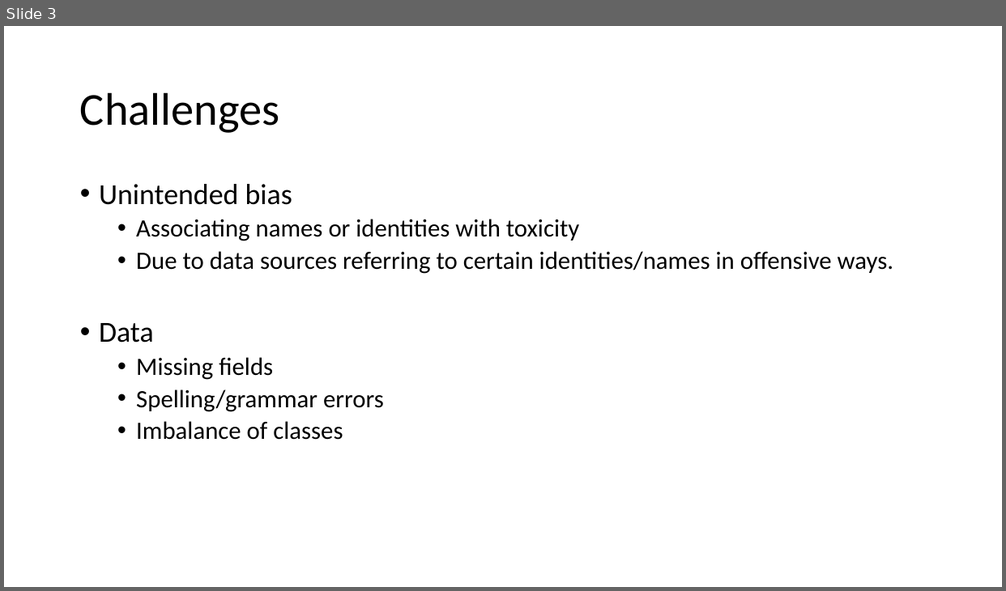
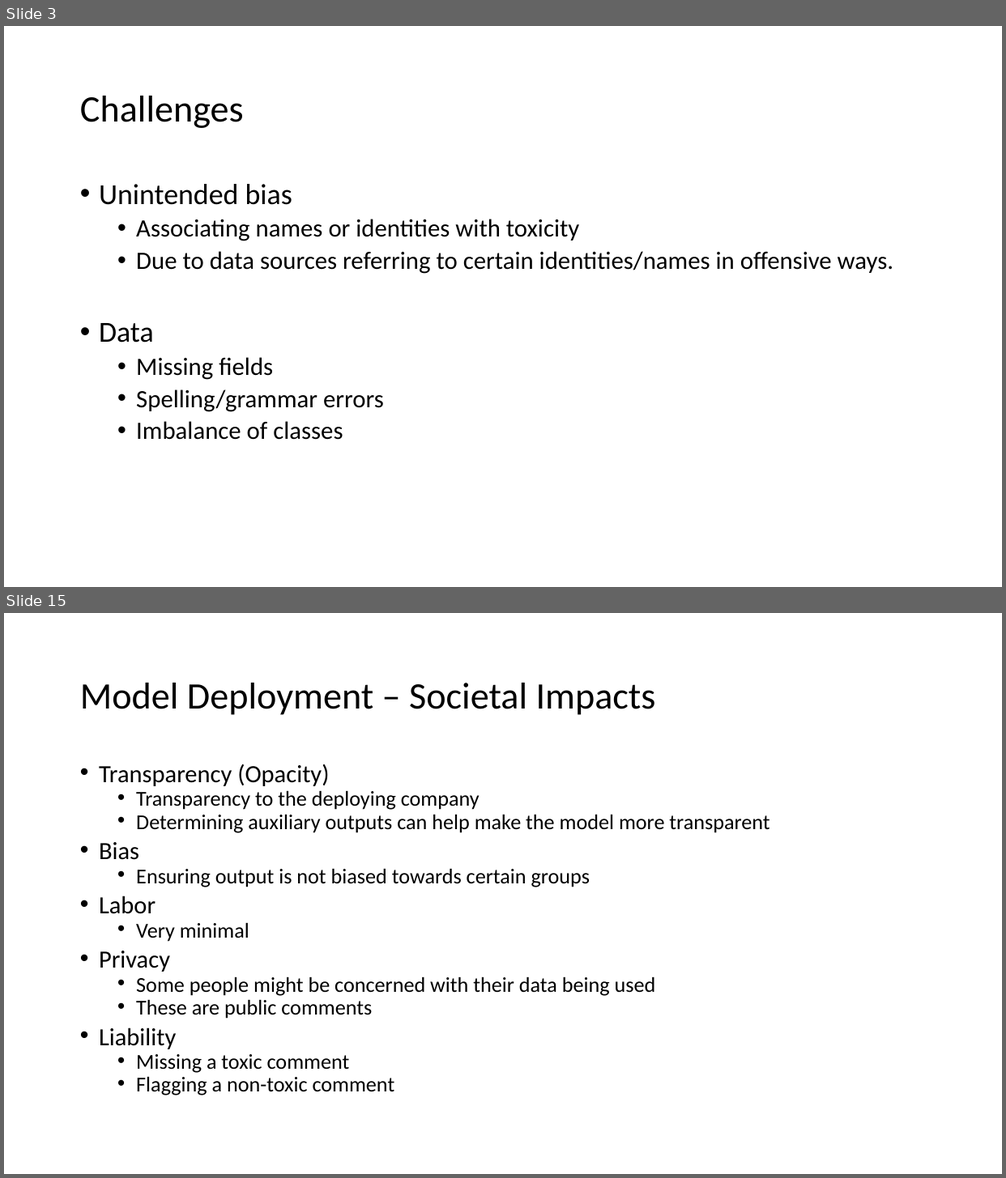
Before and after one commit to jsakhnin/NLPmodule, a slide deck: NLP_presentation.pptx. Shown one above the other, each under a label of ours: slide 3 before the commit, slides 3 and 15 after it; the slides between them are not shown. The pictures are 1006x591 and 1006x1178 pixels, drawn with LibreOffice and Linux fonts; fonts in the diff are those of the drawing. Boxes give left, top, right and bottom in pixels: in the first picture for what was removed or moved away, otherwise in the second. Text is boxed around its words. In the diff, an @@ line names an element or a change of style, - is before the commit and + after.

```diff
--- a/NLP_presentation.pptx
+++ b/NLP_presentation.pptx
@@ slide 15 added at <box>4,613,1002,1174</box>, background #FFFFFF @@
@@ title added at <box>80,683,656,715</box>, 36 pt, text #000000 @@
+Model Deployment – Societal Impacts
@@ text added at <box>99,764,769,1096</box>, 20.4 pt, text #000000 @@
+• Transparency (Opacity)
+  • Transparency to the deploying company
+  • Determining auxiliary outputs can help make the model more transparent
+• Bias
+  • Ensuring output is not biased towards certain groups
+• Labor
+  • Very minimal
+• Privacy
+  • Some people might be concerned with their data being used
+  • These are public comments
+• Liability
+  • Missing a toxic comment
+  • Flagging a non-toxic comment
@@ slide 3 changed as well @@
@@ title "Challenges" at <box>80,96,244,128</box>: size 44 to 36 pt @@
```
Also in this commit, not shown: 1 other slide changed, 13 other slides added, 1 slide removed, 10 other files.
